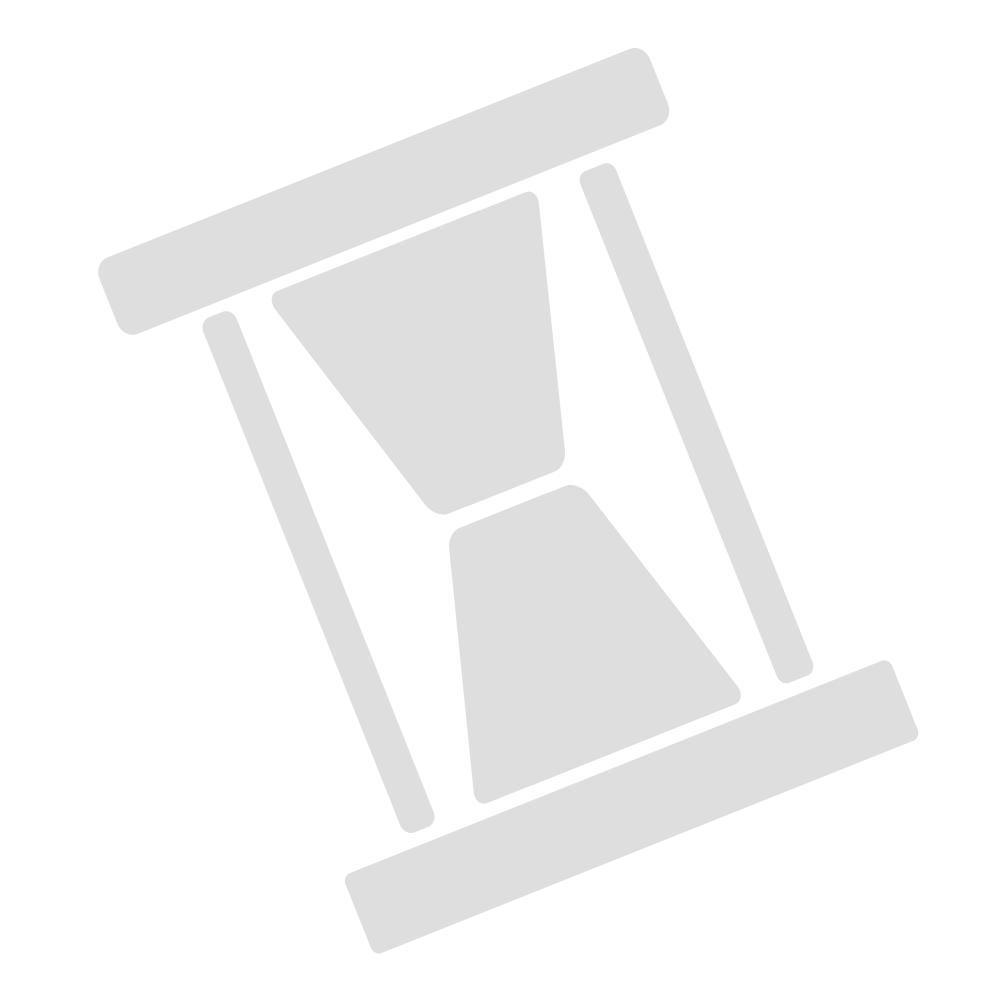
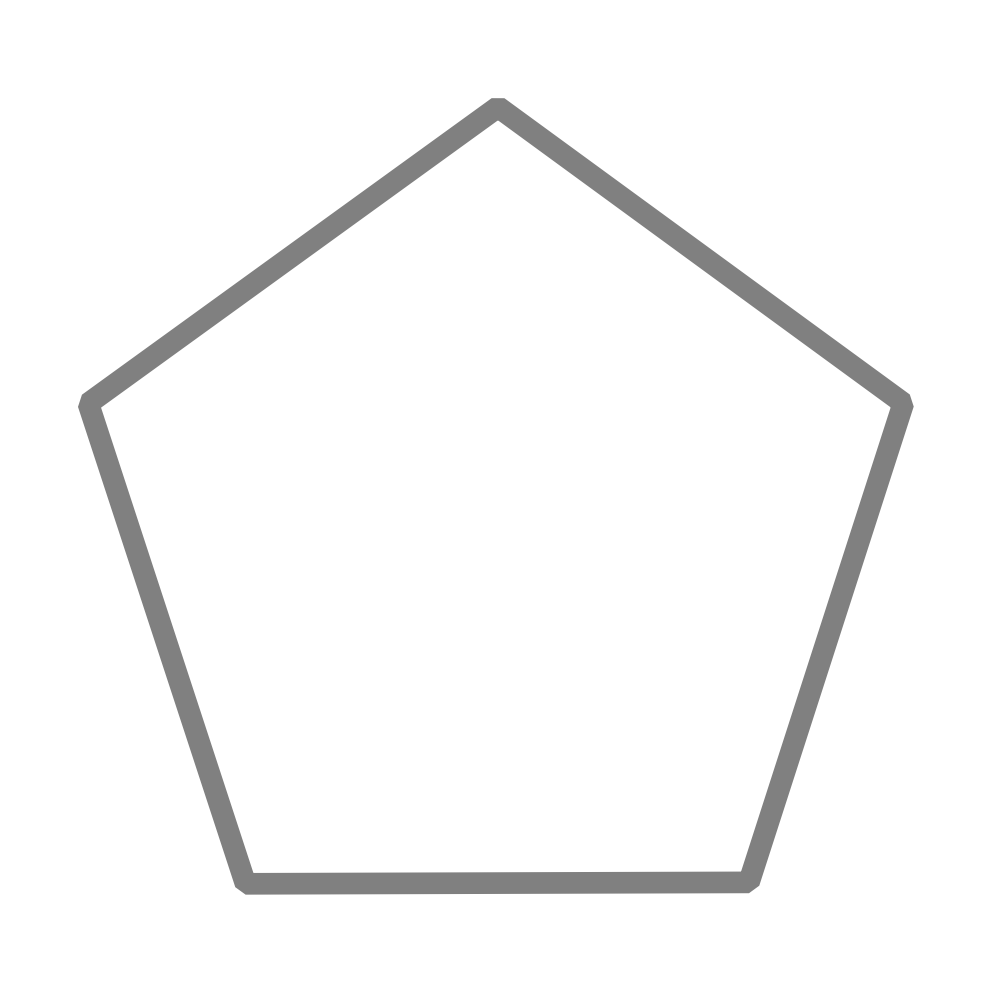
The second 1000 x 1000 image is a revision of the first. Changes to its layers:
pixels changed over 78, 48, 919, 954 (layer not identified)
